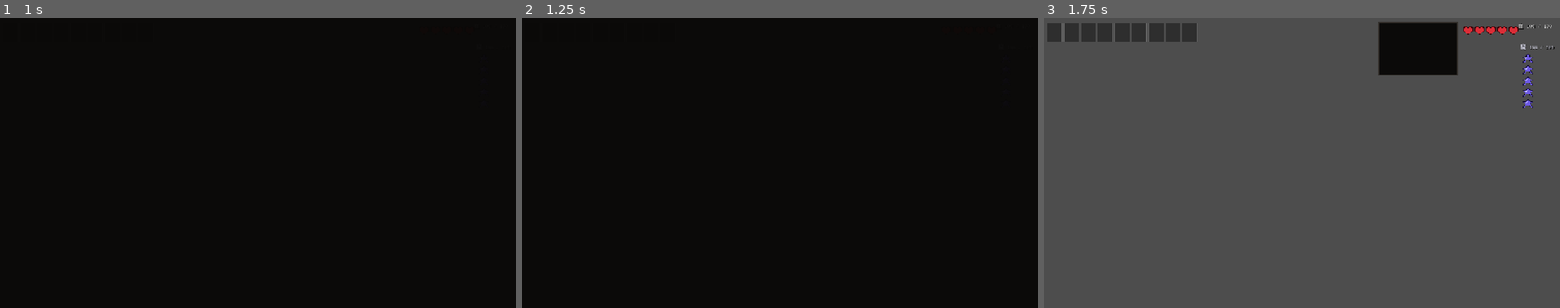
Above: before the commit, frames 1-3 (left to right).
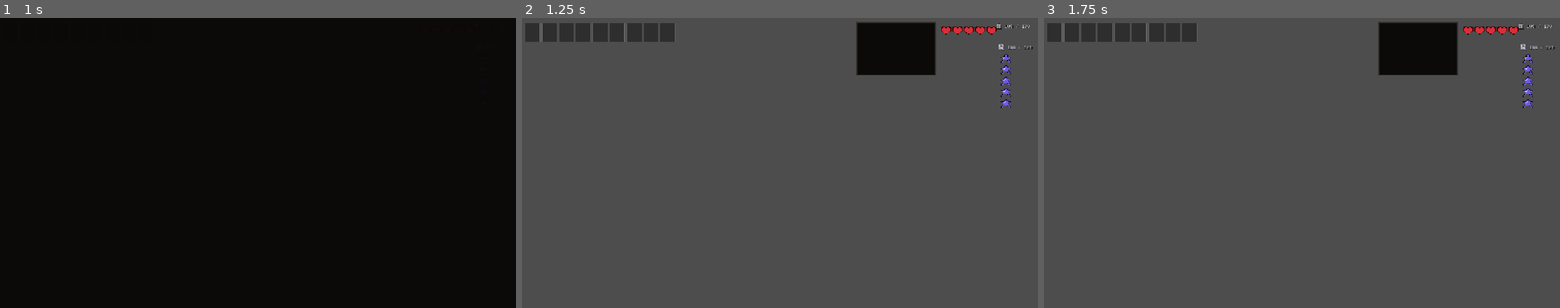
Above: after the commit, the same moments.

Repository: Nornttyy/tielaruia
Game: Godot game, scene res://scenes/ui/hud.tscn
The game is run twice, just before and just after one commit, with the same random seed, the same clock (stepped at 60 frames per second) and the same inputs. This scene is started directly instead of the project's main scene.
Inputs (mouse positions are in pixels of both pictures, inside the frame that each line leads up to):
- Up to frame 1 (1 s): tap Enter at 0.5 s; drag from (371, 49) to (309, 99) at 0.52 s
- Up to frame 2 (1.25 s): no input
- Up to frame 3 (1.75 s): drag from (1198, 177) to (1276, 221) at 1.27 s

Frame 1 is identical in both runs. In frame 2, 97% of the frame differs, in the area x 0-100%, y 0-100%; in frame 3, nothing differs.

Commit message:
feat(minimap): 大地图可滚轮缩放 + 拖动平移 (点击不拖=关闭); 玩家标记跟实际位置

Diff:
--- a/scripts/ui/minimap_view.gd
+++ b/scripts/ui/minimap_view.gd
@@ -15,11 +15,19 @@
 var view_tiles_x: int = MAP_PIXEL_WIDTH / ZOOM_DEFAULT
 var view_tiles_y: int = MAP_PIXEL_HEIGHT / ZOOM_DEFAULT
 
-# 大地图相关 (尺寸固定不可调; 滚轮在大地图状态不生效)
-const FULLSCREEN_ZOOM := 24    # 大地图每 tile 24px (tile 大显示, 视野约 50x30 tile)
-const FULLSCREEN_SCALE := 1.0  # 大地图占整个屏幕
+# 大地图相关
+const FULLSCREEN_ZOOM := 24         # 大地图默认每 tile 24px (视野约 50x30 tile)
+const FULLSCREEN_ZOOM_MIN := 8      # 大地图能缩到多小 (8px/tile = 看更大范围)
+const FULLSCREEN_ZOOM_MAX := 64     # 大地图能放到多大 (64px/tile = 看更细)
+const FULLSCREEN_ZOOM_STEP := 6     # 大地图滚轮一格变 6px (小地图是 1px)
+const FULLSCREEN_SCALE := 1.0       # 大地图占整个屏幕
+const DRAG_CLICK_THRESHOLD := 6.0   # 鼠标拖超过 6px 算"滑动地图", 否则算"点击关闭"
 var _fullscreen: bool = false
 var _saved_zoom: int = ZOOM_DEFAULT
+var _pan: Vector2 = Vector2.ZERO     # 大地图相对玩家的平移 (tile 单位, 可正负); 小地图恒为 0
+var _drag_active: bool = false       # 左键正按在大地图上 (可能要拖)
+var _drag_moved: bool = false        # 已拖够距离 → 是"滑动"不是"点击"
+var _drag_accum: float = 0.0         # 累计拖动像素
 
 const _TILE_COLORS := {
 	# air 在地下 = 洞 (深紫), 视觉上区分 "已探索的实心" vs "已探索的空洞"
@@ -135,17 +143,39 @@
 
 
 func _gui_input(event: InputEvent) -> void:
-	if event is InputEventMouseButton and event.pressed:
-		if event.button_index == MOUSE_BUTTON_LEFT:
-			_toggle_fullscreen()
+	if event is InputEventMouseButton:
+		var mb := event as InputEventMouseButton
+		# 滚轮: 小地图 / 大地图都能缩放 (大地图步子大一点)
+		if mb.pressed and mb.button_index == MOUSE_BUTTON_WHEEL_UP:
+			_zoom_step(1)
 			accept_event()
-		# 滚轮 zoom 只在小地图状态生效, 大地图状态忽略 (避免误触改边框)
-		elif not _fullscreen and event.button_index == MOUSE_BUTTON_WHEEL_UP:
-			_set_zoom(pixel_per_tile + 1)
+		elif mb.pressed and mb.button_index == MOUSE_BUTTON_WHEEL_DOWN:
+			_zoom_step(-1)
 			accept_event()
-		elif not _fullscreen and event.button_index == MOUSE_BUTTON_WHEEL_DOWN:
-			_set_zoom(pixel_per_tile - 1)
-			accept_event()
+		elif mb.button_index == MOUSE_BUTTON_LEFT:
+			if mb.pressed:
+				if _fullscreen:
+					# 大地图: 左键按下先当"可能要拖". 松开时若没拖动才算点击 → 关地图.
+					_drag_active = true
+					_drag_moved = false
+					_drag_accum = 0.0
+				else:
+					_toggle_fullscreen()   # 小地图: 点一下打开大地图
+				accept_event()
+			else:
+				# 左键松开: 大地图里"没拖动"= 点击 → 关闭
+				if _fullscreen and not _drag_moved:
+					_toggle_fullscreen()
+				_drag_active = false
+				accept_event()
+	elif event is InputEventMouseMotion and _fullscreen and _drag_active:
+		# 拖动大地图 → 视野平移 (像拖手机地图, 内容跟手)
+		var mm := event as InputEventMouseMotion
+		_drag_accum += mm.relative.length()
+		if _drag_accum >= DRAG_CLICK_THRESHOLD:
+			_drag_moved = true
+		_pan_by_pixels(mm.relative)
+		accept_event()
 
 
 func _unhandled_input(event: InputEvent) -> void:
@@ -155,12 +185,29 @@
 		get_viewport().set_input_as_handled()
 
 
+# 滚轮一格: 小地图 ±1px, 大地图 ±FULLSCREEN_ZOOM_STEP px
+func _zoom_step(dir: int) -> void:
+	var step: int = FULLSCREEN_ZOOM_STEP if _fullscreen else 1
+	_set_zoom(pixel_per_tile + dir * step)
+
+
 func _set_zoom(z: int) -> void:
-	var new_zoom: int = clampi(z, ZOOM_MIN, ZOOM_MAX)
+	# 大地图缩放范围比小地图大 (大地图本来就大, 能放更大看更细)
+	var lo: int = FULLSCREEN_ZOOM_MIN if _fullscreen else ZOOM_MIN
+	var hi: int = FULLSCREEN_ZOOM_MAX if _fullscreen else ZOOM_MAX
+	var new_zoom: int = clampi(z, lo, hi)
 	if new_zoom == pixel_per_tile:
 		return
 	pixel_per_tile = new_zoom
 	_recompute_view_tiles()
+	_refresh_timer = 0.0  # 立即重绘
+
+
+# 拖动平移: 把鼠标走过的像素换算成 tile, 视野朝反方向移 (内容跟手)
+func _pan_by_pixels(dpix: Vector2) -> void:
+	if pixel_per_tile <= 0:
+		return
+	_pan -= dpix / float(pixel_per_tile)
 	_refresh_timer = 0.0  # 立即重绘
 
 
@@ -184,7 +231,10 @@
 	_capture_home_layout()
 	_saved_zoom = pixel_per_tile
 	pixel_per_tile = FULLSCREEN_ZOOM
-	print("[minimap] enter_fullscreen zoom=", FULLSCREEN_ZOOM, " scale=", FULLSCREEN_SCALE)
+	# 每次开大地图都重新居中到玩家 (清掉上次的平移)
+	_pan = Vector2.ZERO
+	_drag_active = false
+	_drag_moved = false
 	# 大地图固定 60% 屏幕居中 (尺寸不可调)
 	var vp: Vector2 = get_viewport_rect().size
 	var w: int = int(vp.x * FULLSCREEN_SCALE)
@@ -212,6 +262,7 @@
 	offset_right = _home_offsets[2]
 	offset_bottom = _home_offsets[3]
 	pixel_per_tile = _saved_zoom
+	_pan = Vector2.ZERO   # 小地图永远跟着玩家居中
 	custom_minimum_size = Vector2(MAP_PIXEL_WIDTH, MAP_PIXEL_HEIGHT)
 	_rebuild_image_at(MAP_PIXEL_WIDTH, MAP_PIXEL_HEIGHT)
 
@@ -247,11 +298,14 @@
 
 
 func _redraw() -> void:
-	# 玩家 tile 坐标 (TILE_SIZE = 16)
+	# 玩家 tile 坐标
 	var ptx: int = int(floor(_player.global_position.x / float(TILE_SIZE)))
 	var pty: int = int(floor(_player.global_position.y / float(TILE_SIZE)))
-	var x0: int = ptx - view_tiles_x / 2
-	var y0: int = pty - view_tiles_y / 2
+	# 视野中心 = 玩家 + 平移 (_pan 小地图恒为 0; 大地图拖动后偏移)
+	var cxt: int = ptx + int(round(_pan.x))
+	var cyt: int = pty + int(round(_pan.y))
+	var x0: int = cxt - view_tiles_x / 2
+	var y0: int = cyt - view_tiles_y / 2
 
 	_image.fill(_UNEXPLORED_COLOR)
 	# pixel_per_tile >= 4 时画 "3D 边" + 棋盘微噪声让 tile 不像纯色块
@@ -289,14 +343,17 @@
 					for dy in pixel_per_tile:
 						_image.set_pixel(px + dx, py + dy, col)
 
-	# 玩家位置标记 (minimap 中心)
-	var cx: int = (view_tiles_x / 2) * pixel_per_tile
-	var cy: int = (view_tiles_y / 2) * pixel_per_tile
-	for dx in range(-1, pixel_per_tile + 1):
-		for dy in range(-1, pixel_per_tile + 1):
-			var px: int = cx + dx
-			var py: int = cy + dy
-			if px >= 0 and px < _image.get_width() and py >= 0 and py < _image.get_height():
-				_image.set_pixel(px, py, _PLAYER_COLOR)
+	# 玩家位置标记: 画在玩家实际所在的屏幕格 (平移后可能不在正中, 出界就不画)
+	var ptile_sx: int = ptx - x0
+	var ptile_sy: int = pty - y0
+	if ptile_sx >= 0 and ptile_sx < view_tiles_x and ptile_sy >= 0 and ptile_sy < view_tiles_y:
+		var cx: int = ptile_sx * pixel_per_tile
+		var cy: int = ptile_sy * pixel_per_tile
+		for dx in range(-1, pixel_per_tile + 1):
+			for dy in range(-1, pixel_per_tile + 1):
+				var px: int = cx + dx
+				var py: int = cy + dy
+				if px >= 0 and px < _image.get_width() and py >= 0 and py < _image.get_height():
+					_image.set_pixel(px, py, _PLAYER_COLOR)
 
 	_texture.update(_image)
--- /dev/null
+++ b/tests/integration/test_minimap_pan_zoom.gd
@@ -0,0 +1,79 @@
+# 大地图: 滚轮缩放 + 拖动平移 + 点击(没拖)关闭 + 退出重置平移.
+extends GutTest
+const MinimapScene := preload("res://scenes/ui/minimap.tscn")
+
+var _mm: Control
+
+func before_each() -> void:
+	_mm = MinimapScene.instantiate()
+	add_child_autofree(_mm)
+	await get_tree().process_frame
+
+func _wheel(up: bool) -> void:
+	var ev := InputEventMouseButton.new()
+	ev.button_index = MOUSE_BUTTON_WHEEL_UP if up else MOUSE_BUTTON_WHEEL_DOWN
+	ev.pressed = true
+	_mm._gui_input(ev)
+
+func _left(pressed: bool) -> void:
+	var ev := InputEventMouseButton.new()
+	ev.button_index = MOUSE_BUTTON_LEFT
+	ev.pressed = pressed
+	_mm._gui_input(ev)
+
+func _drag(dx: float, dy: float) -> void:
+	var ev := InputEventMouseMotion.new()
+	ev.relative = Vector2(dx, dy)
+	_mm._gui_input(ev)
+
+func test_fullscreen_wheel_zooms() -> void:
+	_mm._toggle_fullscreen()
+	await get_tree().process_frame
+	var z0: int = _mm.pixel_per_tile
+	_wheel(true)
+	assert_gt(_mm.pixel_per_tile, z0, "大地图滚轮上滚应放大")
+	var z1: int = _mm.pixel_per_tile
+	_wheel(false); _wheel(false)
+	assert_lt(_mm.pixel_per_tile, z1, "大地图滚轮下滚应缩小")
+
+func test_fullscreen_zoom_clamped() -> void:
+	_mm._toggle_fullscreen()
+	await get_tree().process_frame
+	for i in 40:
+		_wheel(true)
+	assert_lte(_mm.pixel_per_tile, _mm.FULLSCREEN_ZOOM_MAX, "不超过放大上限")
+	for i in 40:
+		_wheel(false)
+	assert_gte(_mm.pixel_per_tile, _mm.FULLSCREEN_ZOOM_MIN, "不低于缩小下限")
+
+func test_fullscreen_drag_pans_and_stays_open() -> void:
+	_mm._toggle_fullscreen()
+	await get_tree().process_frame
+	assert_eq(_mm._pan, Vector2.ZERO, "刚开大地图居中 (pan=0)")
+	_left(true)
+	_drag(60, 0)
+	assert_ne(_mm._pan, Vector2.ZERO, "拖动后视野平移")
+	assert_true(_mm._fullscreen, "拖动时大地图不关")
+	_left(false)
+	assert_true(_mm._fullscreen, "拖完松开仍开着 (拖动≠点击)")
+
+func test_fullscreen_click_no_drag_closes() -> void:
+	_mm._toggle_fullscreen()
+	await get_tree().process_frame
+	assert_true(_mm._fullscreen)
+	_left(true)
+	_left(false)   # 没 motion → 点击 → 关
+	assert_false(_mm._fullscreen, "大地图上点一下(没拖)应关闭")
+
+func test_exit_resets_pan() -> void:
+	_mm._toggle_fullscreen()
+	await get_tree().process_frame
+	_mm._pan = Vector2(10, 5)
+	_mm._toggle_fullscreen()   # 关
+	await get_tree().process_frame
+	assert_eq(_mm._pan, Vector2.ZERO, "退出大地图重置平移")
+
+func test_small_map_does_not_pan() -> void:
+	# 小地图状态: 左键是"打开大地图", 不进入拖动; _pan 保持 0
+	_left(true)
+	assert_true(_mm._fullscreen, "小地图点一下打开大地图")
